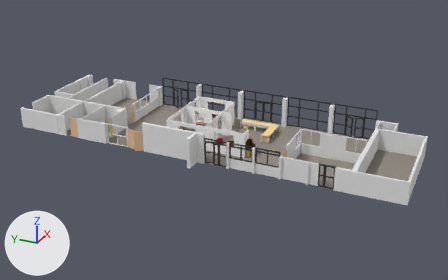
An edit to the Blender file src/morse_ros/blender_files/laas_adream.blend, drawn before and after from the same camera.
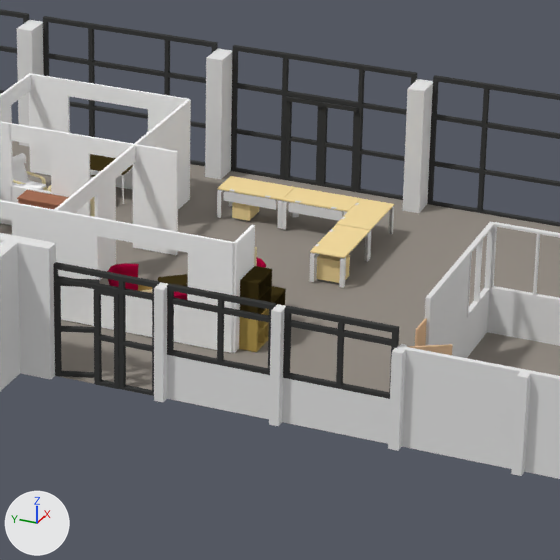
Each version is shown whole from a camera (50 mm lens) standing at (-46.6, -15.5, 25.9) and looking at (4.8, 7.6, 0.2), then close up on the part from 43% to 71% of the width and 29% to 73% of the height. The lights are fixed; the arrows at lower left show +X, +Y and +Z.

The first close-up shows 'C6_plein_ext_P.003', 'C6_plein_ext_P.004', 'C6_plein_ext_P.024', 'Floor_h020', 'glass_wall_h20_1', 'office_drawer_block', 'walls.000', 'walls.004', 'walls.005', 'walls.007', 'walls.008', 'walls.011', 'window_h20_2'.
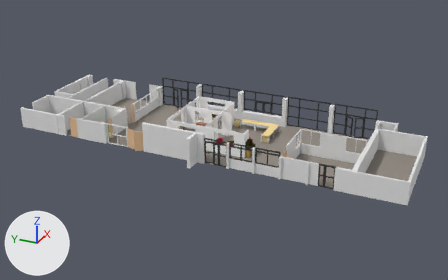
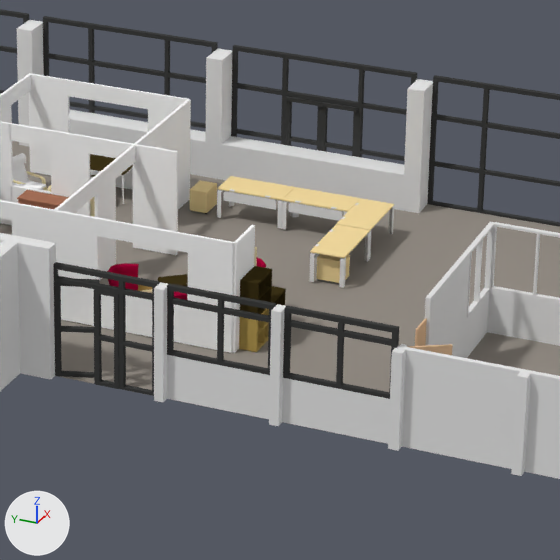
Location of each change, [x1, y1, x2, y2] in pixels of the close-ups (560 x 560 px):
'Cube', added: after [221, 136, 404, 210]
'Cube.001', added: after [69, 109, 207, 177]
'office_drawer_block', moved: before [232, 193, 260, 222]; after [190, 180, 217, 214]

Diff of the bpy script that builds the scene:
```diff
--- a/src/morse_ros/blender_files/laas_adream.blend.py
+++ b/src/morse_ros/blender_files/laas_adream.blend.py
@@ me_cube @@
+me_cube.from_pydata(...)  # a box spanning x -0.01..0.57, y -4.35..0.25, z -1.13..-0.19
+me_cube.materials.append(mat_wall_mat)  # white #e7e7e7
@@ ob_office_drawer_block @@
 ob_office_drawer_block = bpy.data.objects.new('office_drawer_block', me_cube_068)
-ob_office_drawer_block.location = (9.07, 6.9, 0.02)
+ob_office_drawer_block.location = (9.07, 7.98, 0.02)
 ob_office_drawer_block.scale = (0.295, 0.215, 0.26)
@@ ob_cube @@
+ob_cube = bpy.data.objects.new('Cube', me_cube)
+ob_cube.location = (10.93, 8.06, 1.09)
@@ ob_cube_001 @@
+ob_cube_001 = bpy.data.objects.new('Cube.001', me_cube.copy())
+ob_cube_001.location = (10.93, 13.03, 1.1)
```
